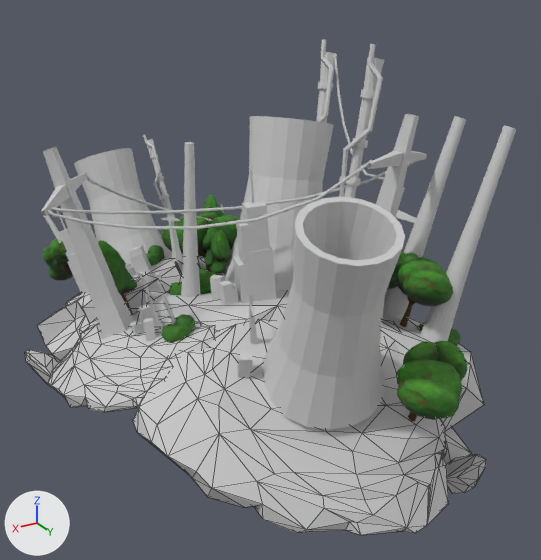
Before and after pictures for a commit that changed the FBX model ODSGameJam_LS/Assets/01_GAME/RAW/Island_2.FBX.
Before and after are seen from a 50 mm camera at (7.89, 14.73, 17.27) aimed at (-1.05, -0.16, 9.82). The lights are fixed; the arrows at lower left show +X, +Y and +Z. Mesh edges are drawn as thin lines on the coarser meshes. Where no turn or scale is listed for an object, it has been applied to the vertices.

The older version as bpy lines, for what is in view:
```python
me_mesh = bpy.data.meshes.new('Mesh')
me_mesh.from_pydata(...)  # 1075 vertices, 2106 faces; spans x -6.7..4.34, y -6.41..5.72, z 4.89..9.76
me_mesh.materials.append(mat_02___default)  # its picture is missing
me_mesh_001 = bpy.data.meshes.new('Mesh.001')
me_mesh_001.from_pydata(...)  # 3130 vertices, 4394 faces; spans x -5.79..4.24, y -6.36..5.25, z 7.92..15.45
# faces by material slot: [4178, 216]
me_mesh_001.materials.append(mat_04___default)  # light grey #cacaca
me_mesh_001.materials.append(mat_04___default_001)  # light grey #cacaca
me_mesh_002 = bpy.data.meshes.new('Mesh.002')
me_mesh_002.from_pydata(...)  # 4345 vertices, 8642 faces; spans x -5.65..3.22, y -6.41..5.81, z 7.72..11.16
me_mesh_002.materials.append(mat_03___default)  # picture img_tree_textures_png
ob_island2 = bpy.data.objects.new('Island2', me_mesh)
ob_island2.location = (0.0, 0.0, 0.0)
ob_island2_bad_factory = bpy.data.objects.new('Island2_Bad_Factory', me_mesh_001)
ob_island2_bad_factory.location = (0.0, 0.0, 0.0)
ob_island2_trees = bpy.data.objects.new('Island2_Trees', me_mesh_002)
ob_island2_trees.location = (0.0, 0.0, 0.0)
```
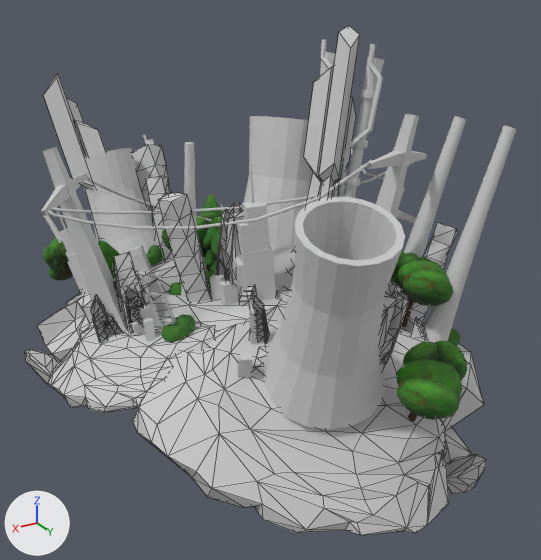
What differs and where, as boxes [x1, y1, x2, y2] in the pictures (541 x 560 px):
'Island2_Modern_Fabric', added
    after: [44, 26, 458, 375]

The change in detail:
Material '08 - Default' (mat_08___default) is new.
Its base color is (0.588, 0.588, 0.588) (light grey #cacaca).
Its roughness is 0.859.
Mesh me_mesh_003 is new.
It has 1728 vertices, 2789 faces and spans x -6.15..3.27, y -6.5..4.4, z 7.78..15.81.
It uses material mat_08___default (its picture is missing).
Object 'Island2_Modern_Fabric' (ob_island2_modern_fabric) is new; it shows me_mesh_003.
Its location is (0.0, 0.0, 0.0).
